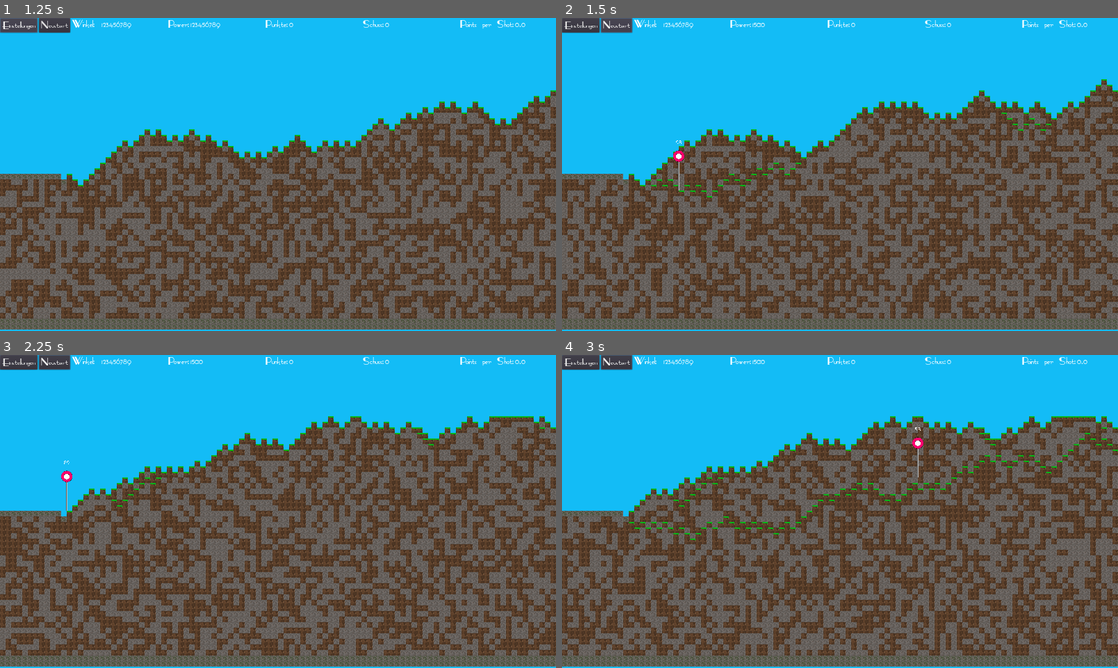
Above: before the commit, frames 1-4 (two rows, left to right).
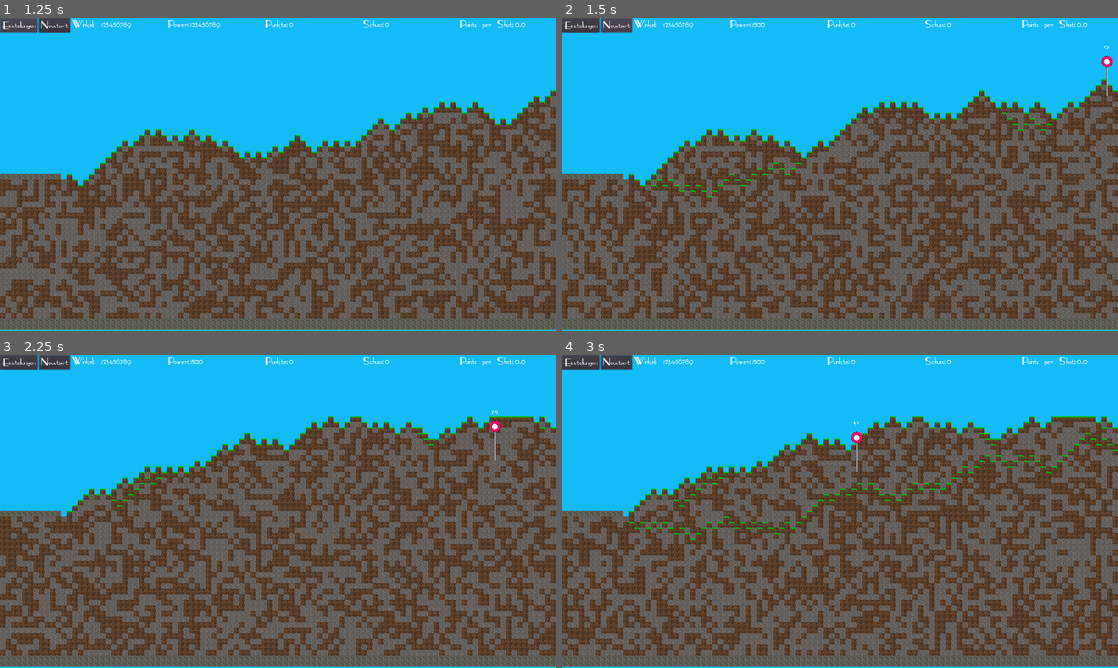
Above: after the commit, the same moments.

Repository: Coding-4Fun/Just4Fun_Mini_Shootergame
Game: Godot game, scene res://MainGame.tscn
Same seed, same stepped clock (60 frames per second), same inputs: the game is played once before the commit and once after it.
Inputs (mouse positions are in pixels of both pictures, inside the frame that each line leads up to):
- Up to frame 1 (1.25 s): click "Einstellungen" at 0.5 s
- Up to frame 2 (1.5 s): click "Neustart" at 1.25 s
- Up to frame 3 (2.25 s): tap Enter at 2 s; move the mouse to (400, 495) at 2.02 s; hold Right (ui_right) from 2.03 s (still down); tap Mouse wheel down (cannon_power_minus) at 2.1 s
- Up to frame 4 (3 s): tap Space (cannon_shoot) at 2.75 s; move the mouse to (728, 527) at 2.77 s; release Right (ui_right) at 2.78 s; hold Down (ui_down) from 2.78 s (still down); tap Mouse wheel up (cannon_power_plus) at 2.85 s

Frame 1 is identical in both runs. In frame 2, 0.2% of the frame differs, in the area x 20-99%, y 8-56%; in frame 3, 0.2%; in frame 4, 0.2%.

Commit message:
Add: Array zum sammeln der X/Y Koordinaten der Obersten TerrainLIne

Diff:
--- a/Terrain/Chunk/Chunk.gd
+++ b/Terrain/Chunk/Chunk.gd
@@ -76,6 +76,7 @@
 #			BasePlattform
 			if x < mod and y == current_displacement:
 				new_block.block_type = 1
+				points.append(Vector2(x*tile_width, y*tile_height))
 
 #			GrasLine
 			if x > mod and y == current_displacement:
